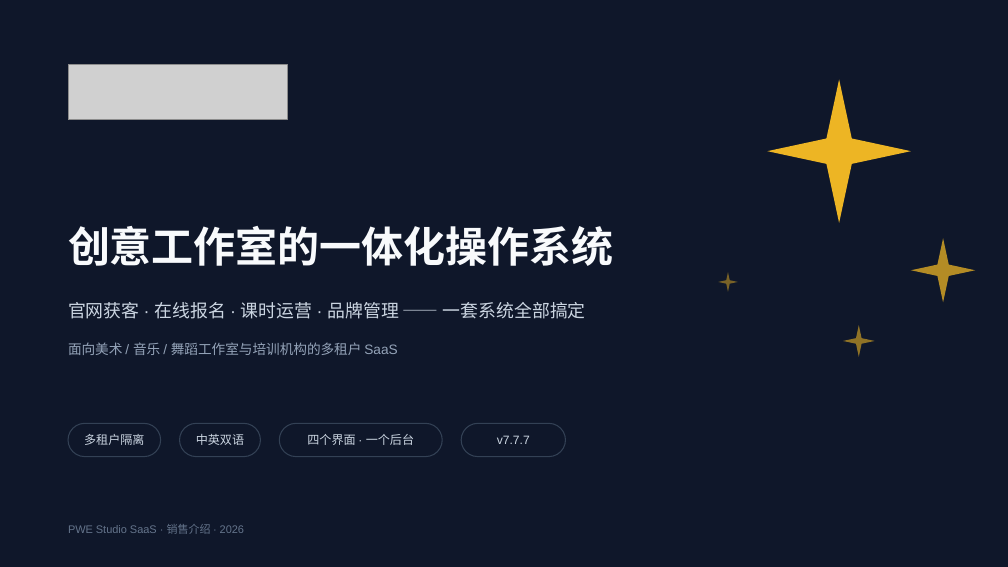
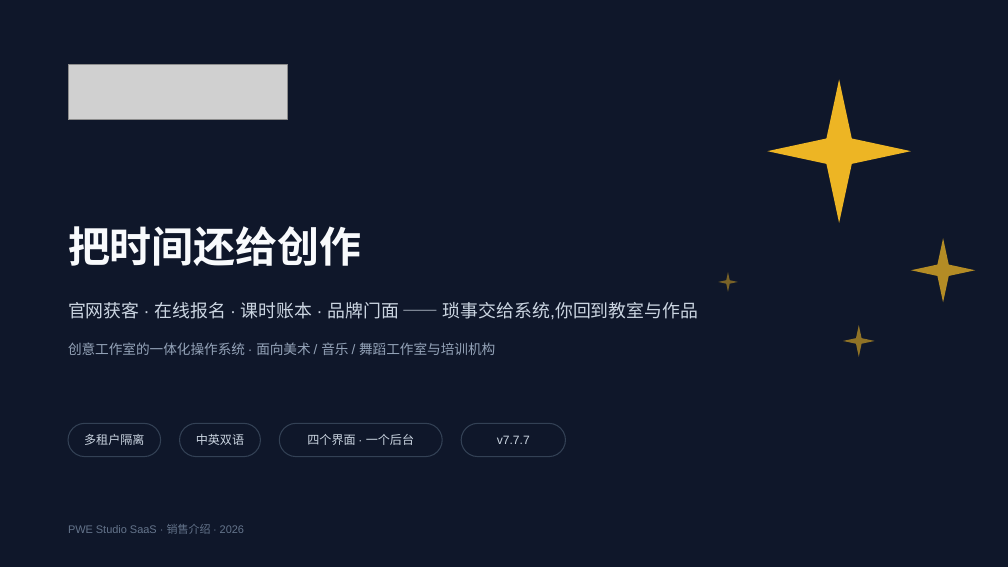
Before and after one commit to kenshinice-ai/studio-saas, a slide deck: slide 1 of docs/sales/PWE_StudioSaaS_销售介绍.pptx. Drawn at 1008x567 pixels with LibreOffice and Linux fonts; fonts in the diff are those of the drawing; grey boxes stand for pictures. Boxes give left, top, right and bottom in pixels: in the first picture for what was removed or moved away, otherwise in the second. Text is boxed around its words. In the diff, an @@ line names an element or a change of style, - is before the commit and + after.

```diff
--- a/docs/sales/PWE_StudioSaaS_销售介绍.pptx
+++ b/docs/sales/PWE_StudioSaaS_销售介绍.pptx
@@ text at (68,226,362,266): text changed @@
-创意工作室的一体化操作系统
+把时间还给创作
@@ text at (68,302,698,319): text changed @@
-官网获客 · 在线报名 · 课时运营 · 品牌管理 —— 一套系统全部搞定
+官网获客 · 在线报名 · 课时账本 · 品牌门面 —— 琐事交给系统,你回到教室与作品
@@ text at (68,342,495,355): text changed @@
-面向美术 / 音乐 / 舞蹈工作室与培训机构的多租户 SaaS
+创意工作室的一体化操作系统 · 面向美术 / 音乐 / 舞蹈工作室与培训机构
```
Also in this commit, not shown: 12 other slides changed, 4 other files.
